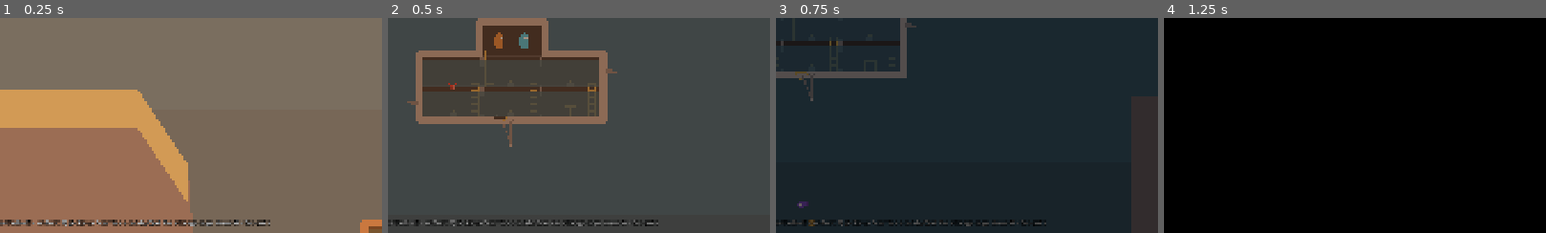
Above: before the commit, frames 1-4 (left to right).
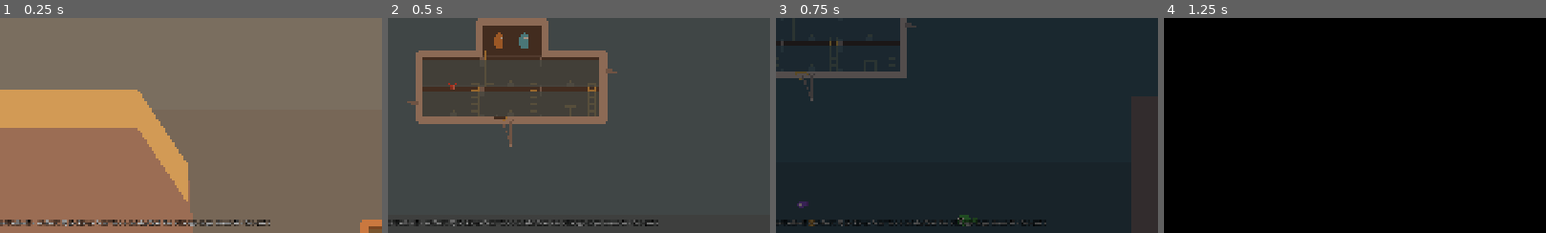
Above: after the commit, the same moments.

Repository: SnirNehemia/deeper
Game: Godot game, scene res://tests/test_implosion.tscn
Same seed, same stepped clock (60 frames per second), same inputs: the game is played once before the commit and once after it. This scene is started directly instead of the project's main scene.
Inputs:
- Up to frame 1 (0.25 s): no input
- Up to frame 2 (0.5 s): no input
- Up to frame 3 (0.75 s): tap Enter at 0.5 s; hold D from 0.53 s (still down); tap Tab at 0.6 s
- Up to frame 4 (1.25 s): keep holding D; tap Space at 0.77 s
The pictures show only the part of the screen within x 50-100%, y 50-100%; the shares and areas given below are measured in that part.

Frames 1-2 are identical in both runs. In frame 3, 0.1% of the frame differs, in the area x 47-53%, y 91-97%; in frame 4, nothing differs.

Commit message:
Move basic_chasers to mid-basin depth (where the sub actually travels) and widen their detect range to 22m

Diff:
--- a/autoload/game_feel.gd
+++ b/autoload/game_feel.gd
@@ -258,7 +258,7 @@
 	## relentless pursuit until they die. After a successful bite they back
 	## off for chaser_backoff_time before pressing the attack again, giving
 	## the crew a window to land a hit.
-	var chaser_detect_m: float = 18.0
+	var chaser_detect_m: float = 22.0
 	var chaser_speed: float = 5.0
 	var chaser_hp_max: float = 8.0
 	var chaser_backoff_time: float = 5.0
--- a/scenes/world.gd
+++ b/scenes/world.gd
@@ -48,8 +48,8 @@
 	# M5 follow-up: two "basic_chasers" patrolling the open-water gaps between
 	# the (now wider-spaced) pillars — green, elongated, relentless once they
 	# spot the sub.
-	_add_fish(Vector2(99.0 * M, 75.0 * M), false, true)
-	_add_fish(Vector2(132.0 * M, 90.0 * M), false, true)
+	_add_fish(Vector2(99.0 * M, 50.0 * M), false, true)
+	_add_fish(Vector2(132.0 * M, 48.0 * M), false, true)
 
 	# Fixed-zoom follow camera: ~60 m visible width, smoothed.
 	_cam = Camera2D.new()
--- a/tests/test_fish.gd
+++ b/tests/test_fish.gd
@@ -16,6 +16,7 @@
 	await _test_bullet_burst()
 	await _test_hunter_chases_and_gives_up()
 	await _test_territorial_unaffected_by_hunt_path()
+	await _test_chaser_locks_on_and_never_gives_up()
 
 	if _failures == 0:
 		print("FISH TESTS PASSED")
@@ -257,3 +258,34 @@
 	fish.queue_free()
 	sub.queue_free()
 	await _frames(2)
+
+func _test_chaser_locks_on_and_never_gives_up() -> void:
+	print("[basic_chaser locks on and never gives up]")
+	var sub := Sub.new()
+	sub.position = Vector2(-100.0 * _ppm(), 0)
+	add_child(sub)
+
+	var fish := Fish.new()
+	fish.sub = sub
+	fish.is_chaser = true
+	fish.position = Vector2.ZERO
+	add_child(fish)
+	await _frames(5)
+
+	_check(fish.hp_max == GameFeel.fish.chaser_hp_max, "chaser has the higher chaser HP")
+
+	# Within chaser_detect_m (18m) but beyond the territorial leash (10m).
+	sub.global_position = fish.home + Vector2(15.0 * _ppm(), 0)
+	await _frames(10)
+	_check(fish.state == Fish.State.HUNT, "chaser locks on within chaser_detect_m")
+
+	# Run the sub far away, well beyond hunter_lose_m (24m), for longer than
+	# hunter_lose_time — a chaser should keep hunting regardless.
+	for i in int(GameFeel.fish.hunter_lose_time * 60.0) + 30:
+		sub.global_position = fish.global_position + Vector2(40.0 * _ppm(), 0)
+		await get_tree().physics_frame
+	_check(fish.state == Fish.State.HUNT, "chaser never gives up even far out of range")
+
+	fish.queue_free()
+	sub.queue_free()
+	await _frames(2)
